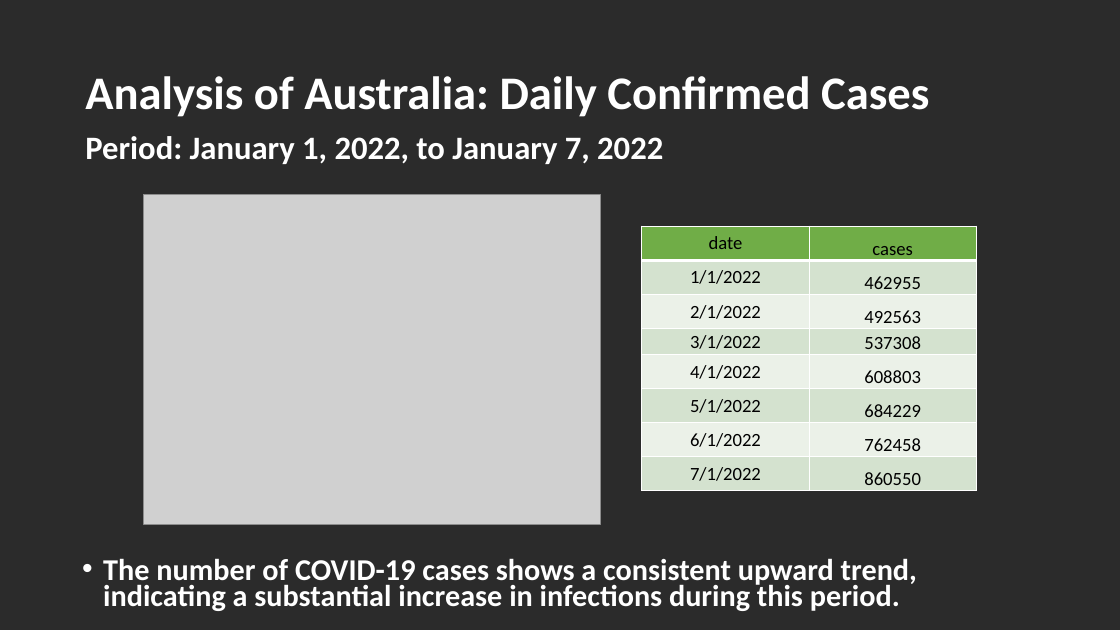
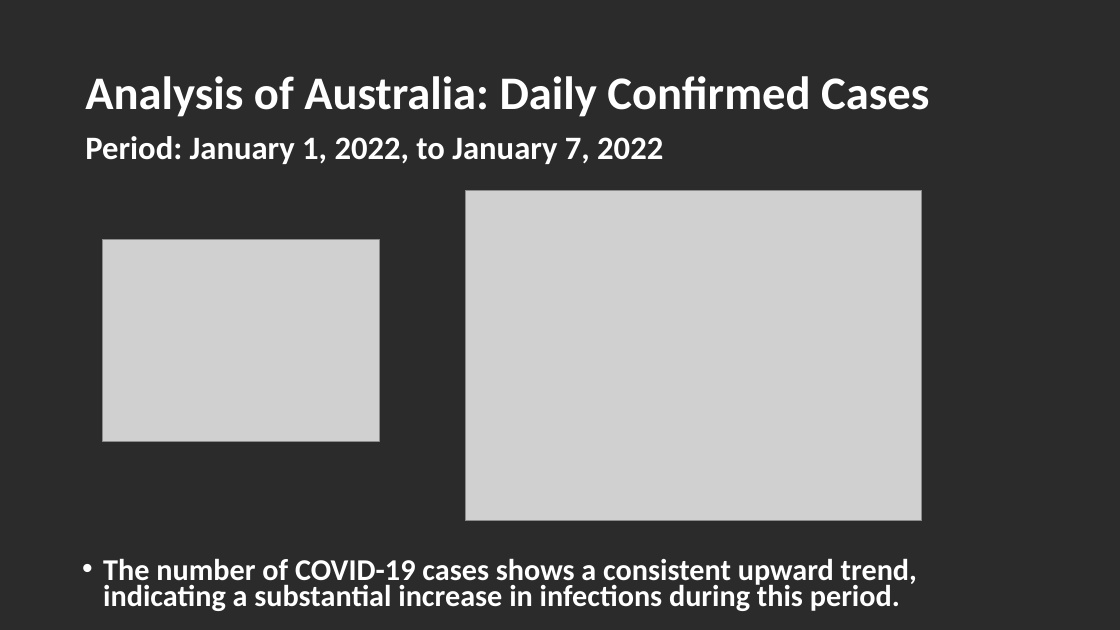
Before and after one commit to YoshieHara/Project1_COVID-19-Data-Analysis, a slide deck: slide 4 of Project1_YoshieHara.pptx. Drawn at 1120x630 pixels with LibreOffice and Linux fonts; fonts in the diff are those of the drawing; grey boxes stand for pictures; background and template pictures are left out; a plain dark background stands for a picture behind light text. Boxes give left, top, right and bottom in pixels: in the first picture for what was removed or moved away, otherwise in the second. Text is boxed around its words. In the diff, an @@ line names an element or a change of style, - is before the commit and + after.

```diff
--- a/Project1_YoshieHara.pptx
+++ b/Project1_YoshieHara.pptx
@@ picture: place and size @@
-picture at <box>144,194,600,524</box>
+picture at <box>465,191,922,521</box>
@@ table removed at <box>642,226,976,495</box>, 8 rows, 2 columns @@
-date | cases
-1/1/2022 | 462955
-2/1/2022 | 492563
-3/1/2022 | 537308
-4/1/2022 | 608803
-5/1/2022 | 684229
-6/1/2022 | 762458
-7/1/2022 | 860550
@@ picture added at <box>103,240,379,442</box> @@
```
Also in this commit, not shown: 1 other file.
